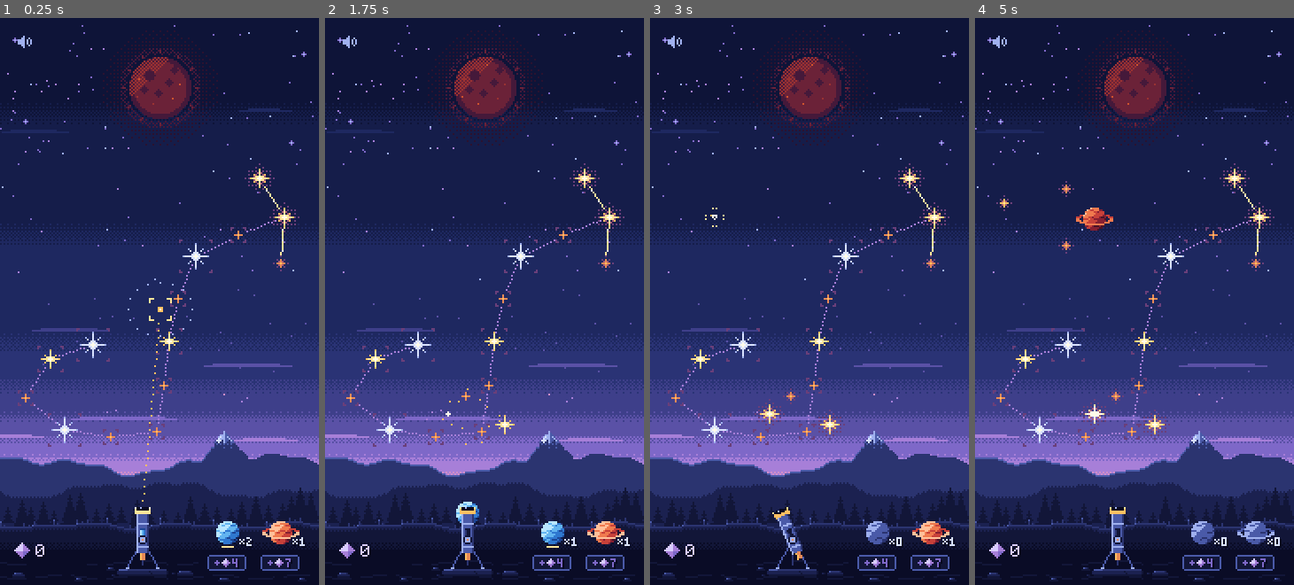
Above: before the commit, frames 1-4 (left to right).
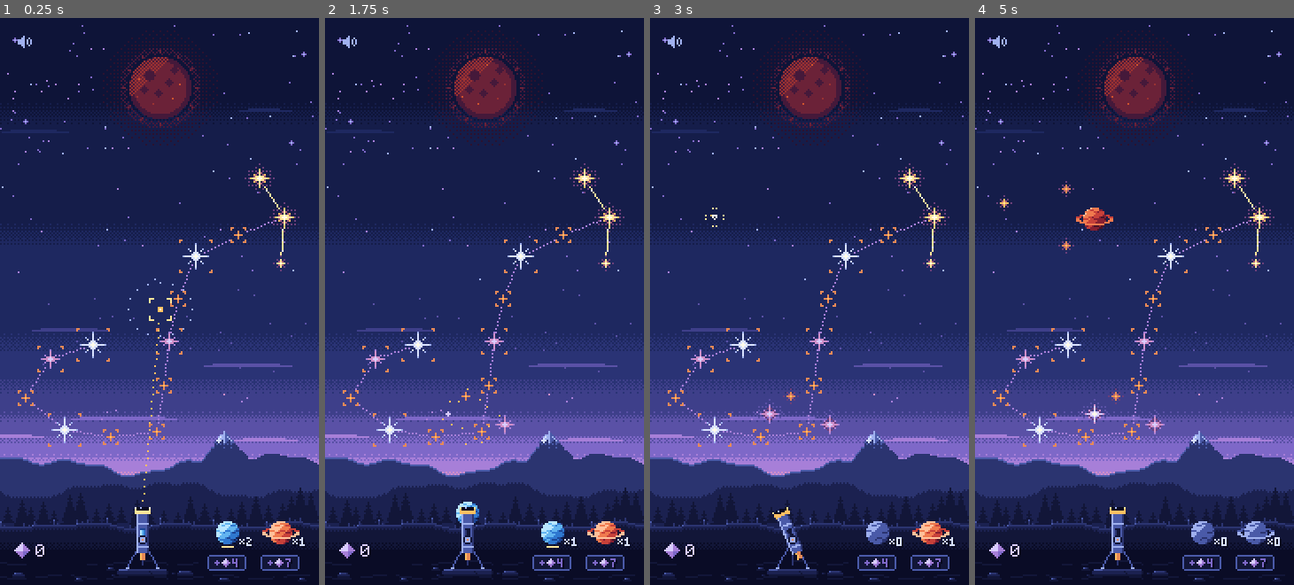
Above: after the commit, the same moments.

Repository: mrafael1/DustInSpace
Game: Godot game, scene res://game/scenes/main.tscn
Two runs of this game, one before a commit and one after it. Both use one fixed random seed, a clock stepped at 60 frames per second and the inputs below. This scene is started directly instead of the project's main scene.
Inputs (mouse positions are in pixels of both pictures, inside the frame that each line leads up to):
- Up to frame 1 (0.25 s): no input
- Up to frame 2 (1.75 s): tap Enter at 0.5 s; move the mouse to (468, 414) at 0.52 s; hold Shift 0.53-1.25 s; click (468, 414) at 0.67 s; drag from (580, 386) to (468, 414) at 1.27 s
- Up to frame 3 (3 s): move the mouse to (713, 216) at 2.02 s; tap Ctrl at 2.1 s; click (713, 216) at 2.17 s; drag from (825, 301) to (713, 216) at 2.77 s
- Up to frame 4 (5 s): move the mouse to (1086, 159) at 3.52 s; tap B at 3.6 s; click (1086, 159) at 3.67 s; drag from (1204, 273) to (1086, 159) at 4.27 s

The runs differ from the first frame. In frame 1, 0.4% of the frame differs, in the area x 5-90%, y 36-76%; in frame 2, 0.4%; in frame 3, 0.6%; in frame 4, 0.6%.

Commit message:
art: medium stars turn mauve; lit landmarks turn gold
Gold is now kept for the finished constellation, so a lit landmark can't
be mistaken for a loose sky star. Unlit landmarks still look exactly like
their sky star, with ember (C3/C4) brackets instead of the dim C5/C4 ones.
Lit landmarks lose the brackets. A picked landmark keeps its colour and
shows its halo and the selection ring, instead of turning gold.

Co-Authored-By: Claude Opus 5.5 <noreply@anthropic.com>

Diff:
--- a/assets/art/stars_big.json
+++ b/assets/art/stars_big.json
@@ -12,6 +12,8 @@
     "fade_core",
     "fade_dot",
     "dim",
-    "dim_core"
+    "dim_core",
+    "lit",
+    "lit_glint"
   ]
 }
--- a/assets/art/stars_medium.json
+++ b/assets/art/stars_medium.json
@@ -12,6 +12,8 @@
     "fade_core",
     "fade_dot",
     "dim",
-    "dim_core"
+    "dim_core",
+    "lit",
+    "lit_glint"
   ]
 }
--- a/assets/art/stars_small.json
+++ b/assets/art/stars_small.json
@@ -12,6 +12,8 @@
     "fade_core",
     "fade_dot",
     "dim",
-    "dim_core"
+    "dim_core",
+    "lit",
+    "lit_glint"
   ]
 }
--- a/game/scenes/constellation_view.gd
+++ b/game/scenes/constellation_view.gd
@@ -2,13 +2,15 @@
 extends Node2D
 ## Draws the Scorpio map (#40) under the stars. Each landmark is drawn with the star art of its
 ## size, so a small, medium or big landmark has the shape of the sky star it can stand in for.
-## It looks exactly like the sky star it stands in for, in shape and colour (small orange, medium
-## gold, big blue-white): lighting it never changes its colour. Unlit (usable in a combo), it's the
-## still idle frame, with four small corner brackets in the dim halo tones (C4/C5, swapping every
-## CUE_STEP) that say "you can pick this". Lit, it comes alive like a sky star: its halo, and the
-## twinkle (the glint frame for a moment every StarView.TWINKLE_PERIOD). Strings between two lit landmarks glow C1 with a C0 glint
+## Unlit (usable in a combo), it looks exactly like that sky star, in shape and colour (small
+## orange, medium mauve, big blue-white), still, with four small corner brackets in ember (C3/C4,
+## swapping every CUE_STEP) that say "you can pick this". Lit, it turns gold whatever its size
+## (the "lit" frames), with a warm halo (LIT_HALO) and the twinkle (the lit_glint frame for a
+## moment every StarView.TWINKLE_PERIOD), and no brackets: gold in the sky means "done", like the
+## strings. Strings between two lit landmarks glow C1 with a C0 glint
 ## running along them; strings still to form are dotted N8. While a link is traced, the landmarks
-## in it show gold and the strings it would form are dashed C2. Like the HUD and the Sun it keeps
+## in it keep their colour and show their halo and the dashed C1 selection ring, like a picked sky
+## star, and the strings it would form are dashed C2. Like the HUD and the Sun it keeps
 ## a shown copy of what's lit, moved only by played landmark_lit events, so a landmark the Sun
 ## lights stays unlit until the Sun's ignition has played. Owns no rules:
 ## RunState says what's lit. Draws nothing without the map.
@@ -30,9 +32,12 @@
 const GLOW_SPACING: int = 6
 const GLOW_STEP: float = 0.12
 ## The selectable cue: its brackets sit this far out from the star art's edge, and swap between
-## C5 and C4 every CUE_STEP.
+## C3 and C4 every CUE_STEP.
+const CUE_COLOURS: Array[Color] = [Palette.C3, Palette.C4]
 const CUE_GAP: int = 2
 const CUE_STEP: float = 0.6
+## A lit landmark's halo, near then far, on every size: warm, like its gold.
+const LIT_HALO: Array = [Palette.C4, Palette.C5]
 ## A landmark or string that just lit shows C0 this long.
 const LIT_FLASH: float = 0.25
 ## A landmark lighting throws a 1 px ring from its art's edge out LIT_RING_GROWTH px over
@@ -80,13 +85,13 @@
 ## The scorpion drawing is fully shown (after a completion, until the next run).
 var _revealed: bool = false
 var _drawing: Array[Vector2i] = []
-## Landmark pixels per star size, from the star art: [idle, glint].
+## Landmark pixels per star size, from the star art: [unlit, lit, lit glinting].
 var _art: Array = []
 
 
 func _ready() -> void:
 	for size: int in 3:
-		_art.append([landmark_pixels(size), landmark_pixels(size, true)])
+		_art.append([landmark_pixels(size), landmark_pixels(size, true), landmark_pixels(size, true, true)])
 
 
 func _process(delta: float) -> void:
@@ -527,8 +532,10 @@
 	var twinkling: Array[bool] = _twinkling()
 	_time += delta
 	var mapped: bool = _run != null and _run.scorpio != null
+	var ring: int = ring_frame()
 	var redraw: bool = mapped and ((glow_step() != step and _shown_lit.count(true) > 1) \
-		or (cue_frame() != cue and _shown_lit.has(false)) or _twinkling() != twinkling)
+		or (cue_frame() != cue and _shown_lit.has(false)) or _twinkling() != twinkling \
+		or (ring_frame() != ring and not _selected.is_empty()))
 	if _flash_left > 0.0:
 		_flash_left = maxf(_flash_left - delta, 0.0)
 		redraw = true
@@ -581,9 +588,17 @@
 	return dots
 
 
-## A landmark's pixels: the sky star's of its size, lit or not; `glinting` for its twinkle's moment.
-static func landmark_pixels(size: int, glinting: bool = false) -> Dictionary[Vector2i, Color]:
-	return star_pixels(size, &"glint" if glinting else &"idle")
+## A landmark's pixels: unlit, the sky star's of its size; lit, its gold frame, `glinting` for its
+## twinkle's moment.
+static func landmark_pixels(size: int, lit: bool = false, glinting: bool = false) -> Dictionary[Vector2i, Color]:
+	if not lit:
+		return star_pixels(size)
+	return star_pixels(size, &"lit_glint" if glinting else &"lit")
+
+
+## A lit landmark's halo of `size`, as offsets from its centre.
+static func lit_halo_pixels(size: int) -> Dictionary[Vector2i, Color]:
+	return StarView.halo_pixels(size as Star.Size, LIT_HALO)
 
 
 ## Whether lit landmark `index` shows its twinkle's glint `time` seconds in: like a sky star, for
@@ -644,7 +659,7 @@
 	return shows_lit(ends[0]) and shows_lit(ends[1])
 
 
-## Which of the cue's two colours shows now: 0 (C5) or 1 (C4).
+## Which of the cue's two colours shows now: 0 (C3) or 1 (C4).
 func cue_frame() -> int:
 	return int(_time / CUE_STEP) % 2
 
@@ -656,21 +671,39 @@
 		and not _selected.has(index) and _completion_time < 0.0
 
 
+## Which of the selection ring's two dash frames shows now, like a picked sky star's.
+func ring_frame() -> int:
+	return int(_time / StarView.RING_FRAME_TIME) % 2
+
+
 func _draw_landmark(index: int) -> void:
+	var size: int = _map().sizes[index]
+	var at: Vector2i = _map().landmarks[index]
 	if shows_cue(index):
-		var colour: Color = Palette.C4 if cue_frame() == 1 else Palette.C5
-		for d: Vector2i in cue_pixels(_map().sizes[index]):
-			_dot(_map().landmarks[index] + d, colour)
-	var lit: bool = shows_lit(index) or _selected.has(index)
+		for d: Vector2i in cue_pixels(size):
+			_dot(at + d, CUE_COLOURS[cue_frame()])
+	var lit: bool = shows_lit(index)
+	var picked: bool = _selected.has(index) and not lit
 	var flash: bool = index == _flash_landmark and _flash_left > 0.0
-	if lit and not flash:
-		var halo: Dictionary[Vector2i, Color] = StarView.halo_pixels(_map().sizes[index] as Star.Size)
+	if not flash and (lit or picked):
+		var halo: Dictionary[Vector2i, Color] = lit_halo_pixels(size) if lit else StarView.halo_pixels(size as Star.Size)
 		for d: Vector2i in halo:
-			_dot(_map().landmarks[index] + d, halo[d])
-	var glinting: bool = shows_lit(index) and twinkles(index, _time)
-	var dots: Dictionary = _art[_map().sizes[index]][1 if glinting else 0]
+			_dot(at + d, halo[d])
+	var dots: Dictionary = _art[size][0]
+	if lit:
+		dots = _art[size][2 if twinkles(index, _time) else 1]
 	for d: Vector2i in dots:
-		_dot(_map().landmarks[index] + d, Palette.C0 if flash else dots[d])
+		_dot(at + d, Palette.C0 if flash else dots[d])
+	if picked:
+		_draw_ring(size, at)
+
+
+## The dashed C1 selection ring around a picked landmark: the sky star's ring art for its size.
+func _draw_ring(size: int, at: Vector2i) -> void:
+	var sheet: Texture2D = StarView.RING_SHEETS[size]
+	var cell: int = sheet.get_height()
+	var corner := Vector2(at - Vector2i(cell >> 1, cell >> 1))
+	draw_texture_rect_region(sheet, Rect2(corner, Vector2(cell, cell)), Rect2(ring_frame() * cell, 0, cell, cell))
 
 
 ## Completion: the landmarks of the strings played so far flash C0.
@@ -680,7 +713,7 @@
 	for k: int in played:
 		var segment: int = order[k]
 		for index: int in _map().segment_landmarks(segment):
-			var dots: Dictionary = _art[_map().sizes[index]][0]
+			var dots: Dictionary = _art[_map().sizes[index]][1]
 			for d: Vector2i in dots:
 				_dot(_map().landmarks[index] + d, Palette.C0 if dots[d] != Palette.C3 else Palette.C1)
 
--- a/game/scenes/palette.gd
+++ b/game/scenes/palette.gd
@@ -3,8 +3,8 @@
 ## Colours from assets/palettes/stellar_sun.gpl, for views that draw in code.
 ## Add a colour here only when a view uses it; tests check each one against the .gpl.
 
-## Starlight ramp: collectibles, links, particles. C4-C5 are for halos (and the Scorpio landmarks' dim
-## selectable cue) only.
+## Starlight ramp: collectibles, links, particles. C4-C5 are for halos only (and C4 for the dim step
+## of the Scorpio landmarks' C3 selectable cue).
 const C0 := Color("#FFFBEA")
 const C1 := Color("#FFE59A")
 const C2 := Color("#FFC062")
--- a/game/scenes/star_view.gd
+++ b/game/scenes/star_view.gd
@@ -48,15 +48,16 @@
 	preload("res://assets/art/selection_ring_medium.png"),
 	preload("res://assets/art/selection_ring_big.png"),
 ]
-## Scorpio's landmarks (ConstellationView) use "idle" and "glint" too: they look like sky stars.
-const FRAMES: Array[StringName] = [&"idle", &"glint", &"spark", &"flare", &"flare_core", &"fade_core", &"fade_dot", &"dim", &"dim_core"]
+## Scorpio's landmarks (ConstellationView) use "idle" unlit, so they look like sky stars, and the
+## gold "lit" and "lit_glint" frames once lit.
+const FRAMES: Array[StringName] = [&"idle", &"glint", &"spark", &"flare", &"flare_core", &"fade_core", &"fade_dot", &"dim", &"dim_core", &"lit", &"lit_glint"]
 ## Which dissolve and collapse frames play, in order.
 const DISSOLVE_SEQUENCE: Array[StringName] = [&"flare", &"flare_core", &"fade_core", &"fade_dot"]
 const COLLAPSE_SEQUENCE: Array[StringName] = [&"glint", &"dim", &"dim_core"]
 const HALO_RADIUS: Array[int] = [4, 8, 11]
-## Halo colours per size, near then far: warm around the orange and gold stars, cool around the
-## blue-white big star so its colour stays clean.
-const HALO_COLOURS: Array = [[Palette.C4, Palette.C5], [Palette.C4, Palette.C5], [Palette.M4, Palette.M3]]
+## Halo colours per size, near then far: warm around the orange star, mauve around the mauve one,
+## cool around the blue-white big star, so each star's colour stays clean.
+const HALO_COLOURS: Array = [[Palette.C4, Palette.C5], [Palette.C5, Palette.N6], [Palette.M4, Palette.M3]]
 ## Ordered-dither thresholds (0-15) for the halo.
 const BAYER: Array[int] = [0, 8, 2, 10, 12, 4, 14, 6, 3, 11, 1, 9, 15, 7, 13, 5]
 
@@ -222,10 +223,11 @@
 
 ## A settled star's halo of `star_size`, as offsets from its centre: HALO_COLOURS' near colour at
 ## 50% dither inside half the radius, the far one at about 20% out to HALO_RADIUS, never on the
-## star's own pixels. Lit constellation stars wear it too (ConstellationView).
-static func halo_pixels(star_size: Star.Size) -> Dictionary[Vector2i, Color]:
+## star's own pixels. Lit constellation stars wear it too, in their own `colours` (ConstellationView).
+static func halo_pixels(star_size: Star.Size, colours: Array = []) -> Dictionary[Vector2i, Color]:
 	var dots: Dictionary[Vector2i, Color] = {}
 	var radius: int = HALO_RADIUS[star_size]
+	var near_far: Array = colours if not colours.is_empty() else HALO_COLOURS[star_size]
 	for dy: int in range(-radius, radius + 1):
 		for dx: int in range(-radius, radius + 1):
 			var offset := Vector2i(dx, dy)
@@ -235,9 +237,9 @@
 			var threshold: int = BAYER[posmod(dy, 4) * 4 + posmod(dx, 4)]
 			if dist_sq * 4 <= radius * radius:
 				if threshold < 8:
-					dots[offset] = HALO_COLOURS[star_size][0]
+					dots[offset] = near_far[0]
 			elif threshold < 3:
-				dots[offset] = HALO_COLOURS[star_size][1]
+				dots[offset] = near_far[1]
 	return dots
 
 
--- a/tests/test_scorpio_view.gd
+++ b/tests/test_scorpio_view.gd
@@ -103,16 +103,23 @@
 	assert_gt(pixels.size(), ConstellationView.GLOW_SPACING, "room for glints")
 
 
-func test_a_landmark_looks_like_its_sky_star_lit_or_not() -> void:
-	# Playtest: a constellation star must read as the sky star it stands in for; lighting it adds
-	# the sky star's effects (halo, twinkle) and never changes its colour.
+func test_an_unlit_landmark_looks_like_its_sky_star_and_a_lit_one_turns_gold() -> void:
+	# Playtest: an unlit constellation star must read as the sky star it stands in for. Lit, it's
+	# done: gold whatever its size, the colour of the lit strings, which no sky star uses.
 	for size: int in 3:
-		assert_eq(ConstellationView.landmark_pixels(size), ConstellationView.star_pixels(size, &"idle"), "the sky star's own frame")
-		assert_eq(ConstellationView.landmark_pixels(size, true), ConstellationView.star_pixels(size, &"glint"), "its twinkle")
-		var halo: Dictionary[Vector2i, Color] = StarView.halo_pixels(size as Star.Size)
-		assert_false(halo.is_empty(), "lit, it wears its halo")
+		var unlit: Dictionary[Vector2i, Color] = ConstellationView.landmark_pixels(size)
+		var lit: Dictionary[Vector2i, Color] = ConstellationView.landmark_pixels(size, true)
+		assert_eq(unlit, ConstellationView.star_pixels(size, &"idle"), "unlit: the sky star's own frame")
+		assert_eq(lit.keys(), unlit.keys(), "lit: the same shape")
+		assert_true(lit.values().has(Palette.C1), "lit: gold")
+		for colour: Color in lit.values():
+			assert_true(colour in [Palette.C0, Palette.C1, Palette.C2], "lit: gold only, " + colour.to_html(false))
+		assert_ne(ConstellationView.landmark_pixels(size, true, true), lit, "lit, it twinkles")
+		var halo: Dictionary[Vector2i, Color] = ConstellationView.lit_halo_pixels(size)
+		assert_false(halo.is_empty(), "lit, it wears a halo")
 		for p: Vector2i in halo:
-			assert_false(ConstellationView.star_pixels(size).has(p), "the halo stays off the star")
+			assert_false(unlit.has(p), "the halo stays off the star")
+			assert_true(halo[p] in [Palette.C4, Palette.C5], "a warm halo on every size")
 	assert_gt(ConstellationView.star_pixels(Star.Size.BIG).size(), ConstellationView.star_pixels(Star.Size.SMALL).size())
 
 
@@ -424,7 +431,7 @@
 	var a: Star = _star(Star.Size.SMALL, Vector2i(116, 104))
 	_tap(a.position)
 	_tap(Scorpio.LANDMARKS[3])
-	assert_false(constellation.shows_cue(3), "in the link it shows lit instead")
+	assert_false(constellation.shows_cue(3), "in the link it shows the selection ring instead")
 	_tap(Vector2i(170, 240))
 	run.scorpio.lit[3] = true
 	assert_true(constellation.shows_cue(3), "lit in the core only: not shown until its event plays")
@@ -432,7 +439,7 @@
 	assert_false(constellation.shows_cue(3), "lit: no cue")
 
 
-func test_the_cue_is_four_quiet_brackets_off_the_star_art() -> void:
+func test_the_cue_is_four_ember_brackets_off_the_star_art() -> void:
 	for size: int in 3:
 		var art: Dictionary = ConstellationView.star_pixels(size)
 		var cue: Array[Vector2i] = ConstellationView.cue_pixels(size)
@@ -442,7 +449,8 @@
 			assert_eq(maxi(absi(p.x), absi(p.y)), StarView.half_extent(size as Star.Size) + ConstellationView.CUE_GAP)
 	var frame: int = constellation.cue_frame()
 	constellation.advance(ConstellationView.CUE_STEP)
-	assert_ne(constellation.cue_frame(), frame, "it swaps C5 and C4, slowly")
+	assert_ne(constellation.cue_frame(), frame, "it swaps C3 and C4, slowly")
+	assert_eq(ConstellationView.CUE_COLOURS, [Palette.C3, Palette.C4] as Array[Color], "ember, so it shows")
 
 
 func test_the_reach_ring_shows_around_the_last_star_picked() -> void:
--- a/tests/test_star_view.gd
+++ b/tests/test_star_view.gd
@@ -81,21 +81,29 @@
 
 
 func test_each_size_has_its_own_colour() -> void:
-	# Small orange (C2 core), medium gold (C0 core, C1 body), big blue-white (C0 core, M6 body).
+	# Small orange (C2 core), medium mauve (D0 core, N9 body), big blue-white (C0 core, M6 body).
+	# Gold is left to Scorpio's lit landmarks.
 	var small: Dictionary = _idle_colours(Star.Size.SMALL)
 	var medium: Dictionary = _idle_colours(Star.Size.MEDIUM)
 	var big: Dictionary = _idle_colours(Star.Size.BIG)
 	assert_eq(small.keys().map(func(c: Color) -> String: return c.to_html(false)).filter(func(h: String) -> bool: return h in ["ffc062", "e88a57"]).size(), small.size(), "small: C2 and C3 only")
-	assert_true(medium.has(Palette.C1) and not medium.has(Palette.M6), "medium: gold")
+	assert_true(medium.has(Palette.N9) and medium.has(Palette.D0), "medium: mauve")
+	for colour: Color in medium:
+		assert_false(colour in [Palette.C0, Palette.C1, Palette.C2, Palette.C3], "medium: no gold or warm")
 	assert_true(big.has(Palette.M6) and not big.has(Palette.C1), "big: blue-white")
+	for colours: Dictionary in [small, big]:
+		assert_false(colours.has(Palette.C1), "no sky star is gold")
 
 
 func test_halos_match_their_star() -> void:
-	for size: int in [Star.Size.SMALL, Star.Size.MEDIUM]:
-		var dots: Dictionary[Vector2i, Color] = _view(Star.new(1, size as Star.Size, Vector2i(100, 150))).halo_dots()
-		assert_false(dots.is_empty())
-		for dot: Vector2i in dots:
-			assert_true(dots[dot] == Palette.C4 or dots[dot] == Palette.C5, "warm stars: a warm C4-C5 halo")
+	var small: Dictionary[Vector2i, Color] = _view(Star.new(1, Star.Size.SMALL, Vector2i(100, 150))).halo_dots()
+	assert_false(small.is_empty())
+	for dot: Vector2i in small:
+		assert_true(small[dot] == Palette.C4 or small[dot] == Palette.C5, "the orange star: a warm C4-C5 halo")
+	var medium: Dictionary[Vector2i, Color] = _view(Star.new(1, Star.Size.MEDIUM, Vector2i(100, 150))).halo_dots()
+	assert_false(medium.is_empty())
+	for dot: Vector2i in medium:
+		assert_true(medium[dot] == Palette.C5 or medium[dot] == Palette.N6, "the mauve star: a C5-N6 halo")
 
 
 func test_halo_shows_when_settled_and_on_the_dissolve_flare_only() -> void:
Binary file changed: assets/art/stars_big.png
Binary file changed: assets/art/stars_medium.png
Binary file changed: assets/art/stars_small.png
Not shown, changed: tools/art/build_stars.py
